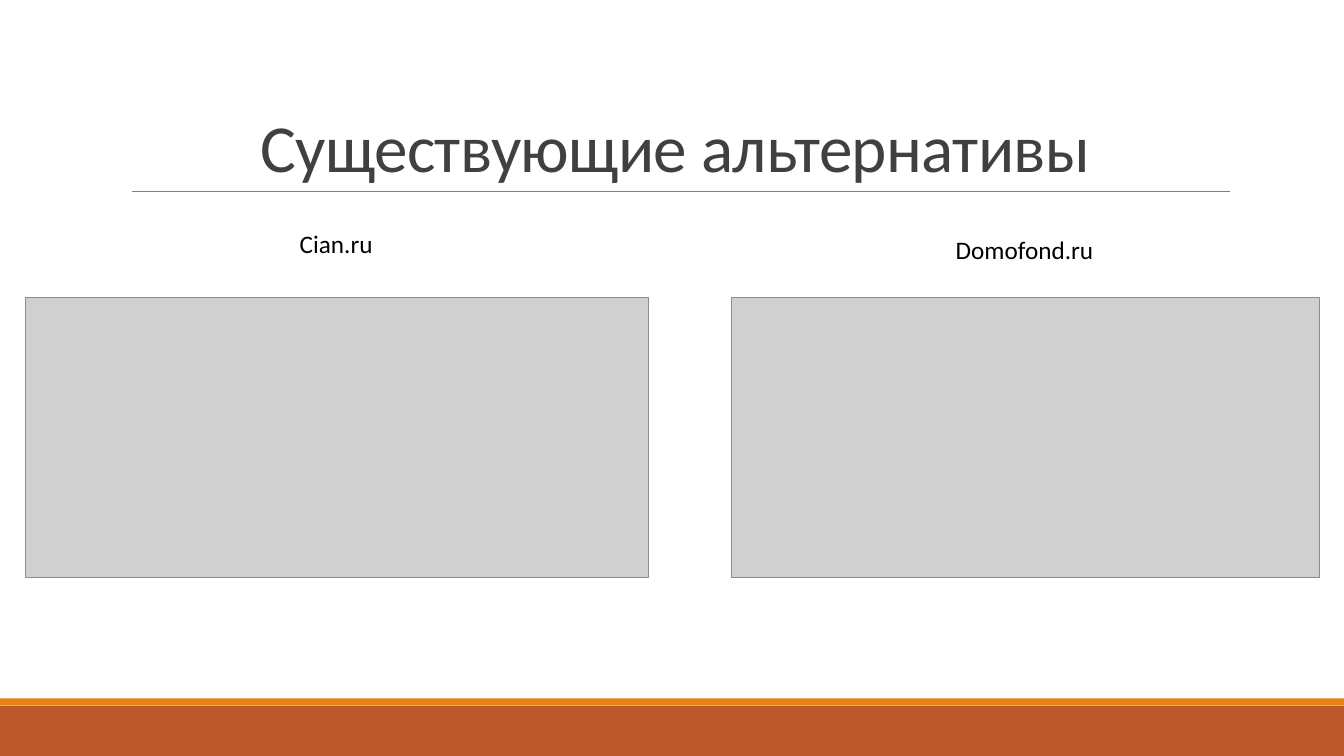
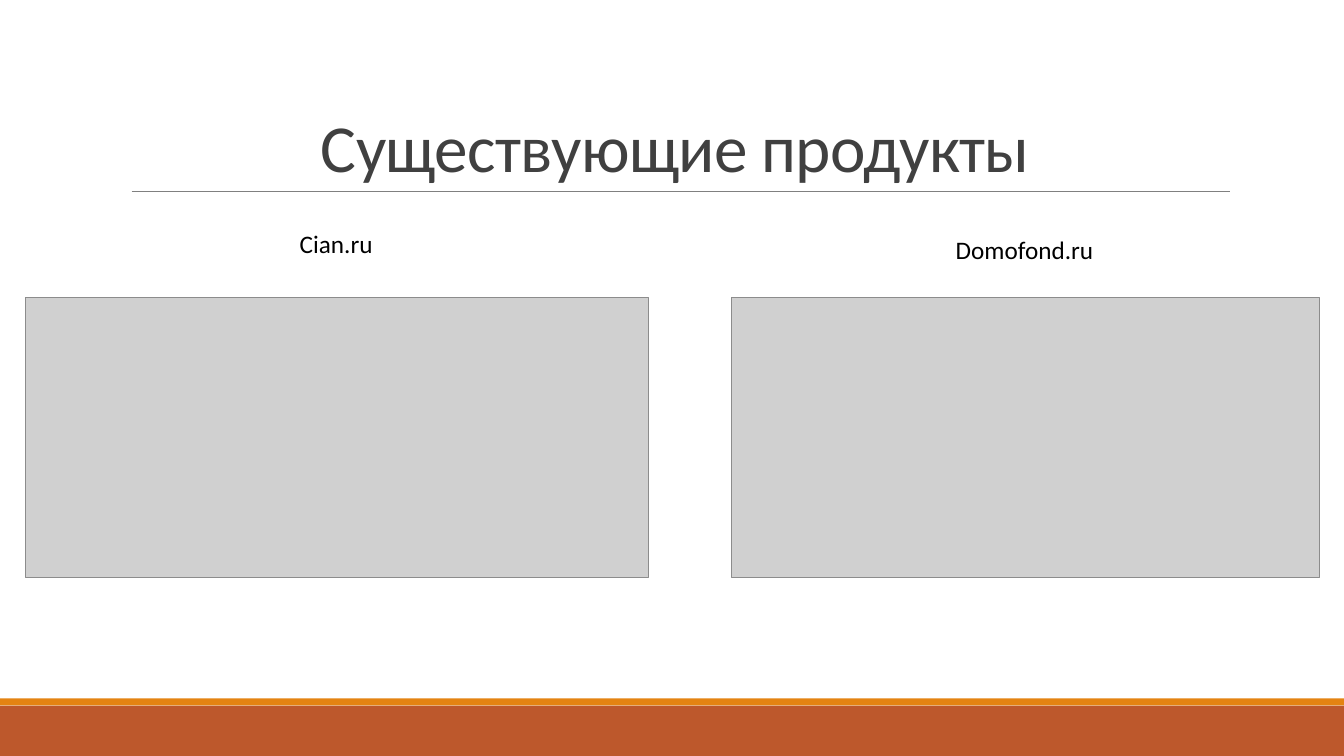
Before and after one commit to Zettroke/PropertyHeatMap, a slide deck: slide 3 of Презентация/Тепловая карта предложений жилья.pptx (slide 4 before the commit). Drawn at 1344x756 pixels with LibreOffice and Linux fonts; fonts in the diff are those of the drawing; grey boxes stand for pictures. Boxes give left, top, right and bottom in pixels: in the first picture for what was removed or moved away, otherwise in the second. Text is boxed around its words. In the diff, an @@ line names an element or a change of style, - is before the commit and + after.

```diff
--- a/Презентация/Тепловая карта предложений жилья.pptx
+++ b/Презентация/Тепловая карта предложений жилья.pptx
@@ title at (321,128,1029,183): text changed @@
-Существующие альтернативы
+Существующие продукты
```
Also in this commit, not shown: 1 other slide changed, 13 slides added, 2 slides removed, 8 other files.
